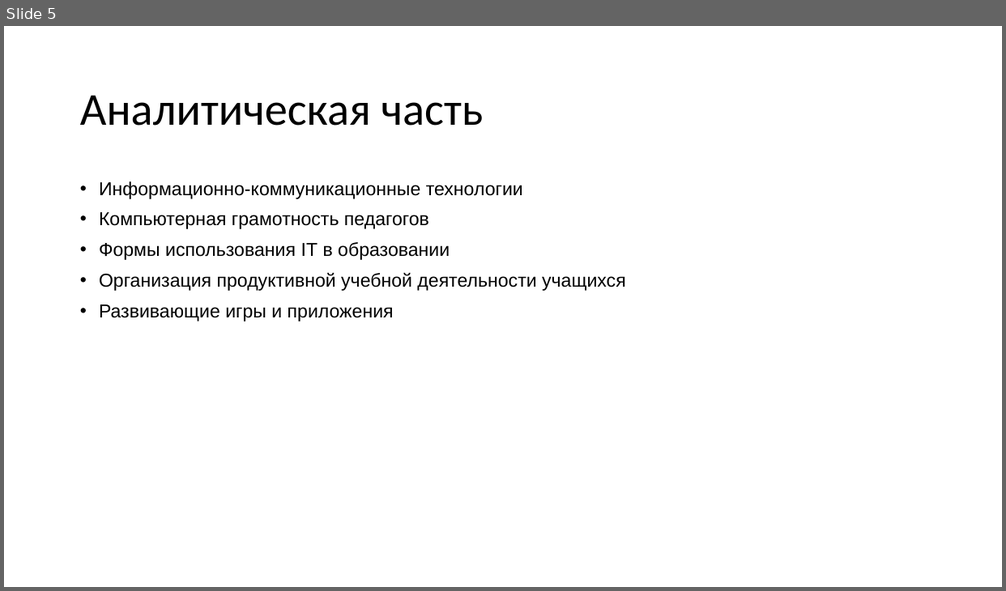
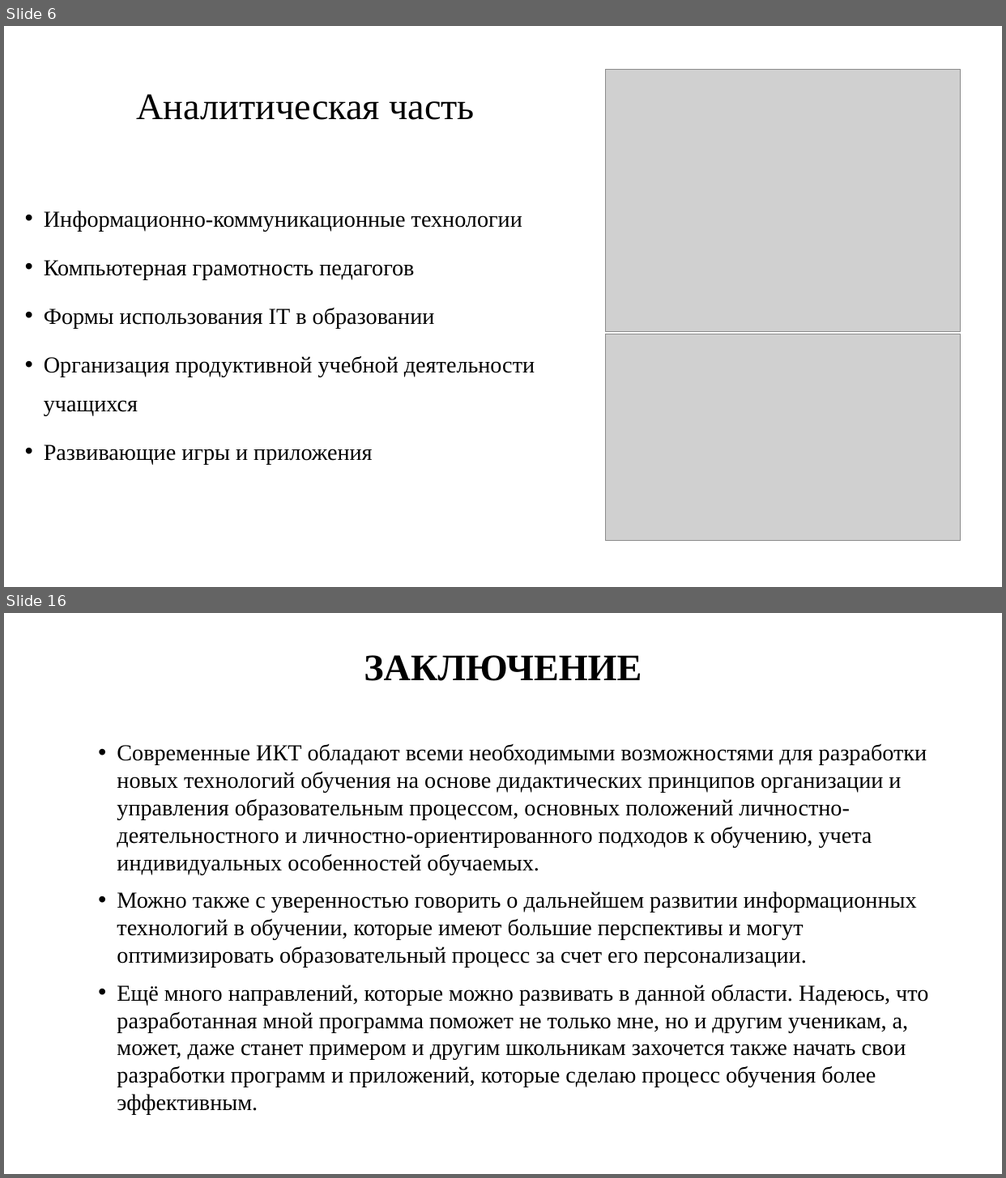
Before and after one commit to Sulik002/Study-docs, a slide deck: books/Презентация для индивидуального проекта по ИКТ. Орен Сюлейман.pptx. Shown one above the other, each under a label of ours: slide 5 before the commit, slides 6 and 16 after it; the slides between them are not shown. The pictures are 1006x591 and 1006x1178 pixels, drawn with LibreOffice and Linux fonts; fonts in the diff are those of the drawing; grey boxes stand for pictures. Boxes give left, top, right and bottom in pixels: in the first picture for what was removed or moved away, otherwise in the second. Text is boxed around its words. In the diff, an @@ line names an element or a change of style, - is before the commit and + after.

```diff
--- a/books/Презентация для индивидуального проекта по ИКТ. Орен Сюлейман.pptx
+++ b/books/Презентация для индивидуального проекта по ИКТ. Орен Сюлейман.pptx
@@ slide 16 added at (x1=4, y1=613, x2=1002, y2=1174), background #FFFFFF @@
@@ title added at (x1=364, y1=655, x2=641, y2=681), 36 pt, text #000000, bold @@
+ЗАКЛЮЧЕНИЕ
@@ text added at (x1=117, y1=743, x2=928, y2=1115), 22 pt, text #000000 @@
+• Современные ИКТ обладают всеми необходимыми возможностями для разработки новых технологий обучения на основе дидактических принципов организации и управления образовательным процессом, основных положений личностно-деятельностного и личностно-ориентированного подходов к обучению, учета индивидуальных особенностей обучаемых.
+• Можно также с уверенностью говорить о дальнейшем развитии информационных технологий в обучении, которые имеют большие перспективы и могут оптимизировать образовательный процесс за счет его персонализации.
+• Ещё много направлений, которые можно развивать в данной области. Надеюсь, что разработанная мной программа поможет не только мне, но и другим ученикам, а, может, даже станет примером и другим школьникам захочется также начать свои разработки программ и приложений, которые сделаю процесс обучения более эффективным.
@@ what was slide 5 is now slide 6 @@
@@ slide 6 changed as well @@
@@ title "Аналитическая часть" moved from (x1=80, y1=95, x2=484, y2=126) to (x1=137, y1=94, x2=475, y2=120) @@
@@ title "Аналитическая часть" at (x1=137, y1=94, x2=475, y2=120): size 44 to 36 pt, font Calibri to Times New Roman; alignment left to centre @@
@@ picture added at (x1=606, y1=70, x2=960, y2=332) @@
@@ text "Информационно-коммуникационные технологии" moved from (x1=99, y1=182, x2=626, y2=322) to (x1=44, y1=211, x2=535, y2=464) @@
@@ text "Информационно-коммуникационные технологии" at (x1=44, y1=211, x2=535, y2=464): size 18 to 22 pt, font Arial to Times New Roman; line spacing 0.9 to 1.4 @@
@@ picture added at (x1=606, y1=335, x2=960, y2=541) @@
```
Also in this commit, not shown: 4 other slides changed, 9 other slides added, 2 slides removed, 40 other files.
